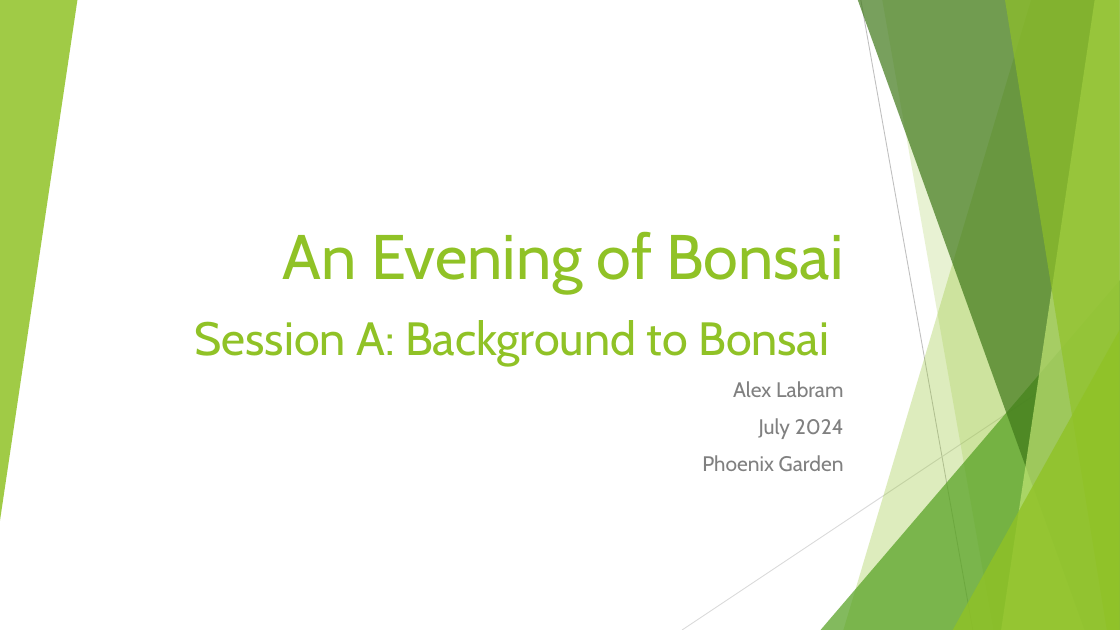
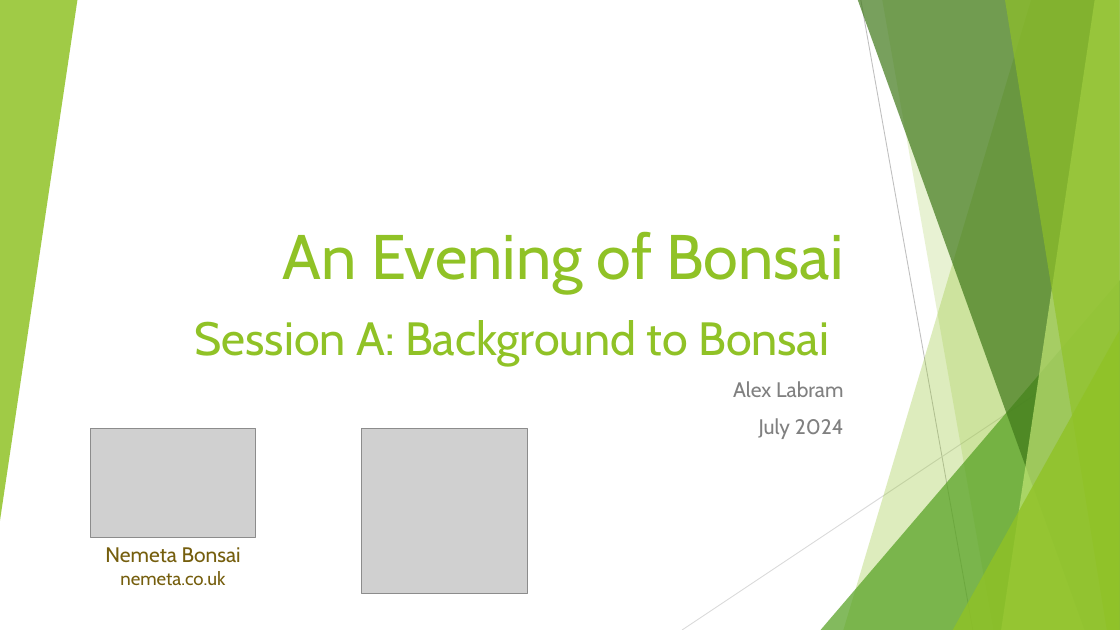
Before and after one commit to AlexLabram/Bonsai, a slide deck: slide 1 of Courseware/Bonsai Evening A (2024-07-04).pptx. Drawn at 1120x630 pixels with LibreOffice and Linux fonts; fonts in the diff are those of the drawing; grey boxes stand for pictures. Boxes give left, top, right and bottom in pixels: in the first picture for what was removed or moved away, otherwise in the second. Text is boxed around its words. In the diff, an @@ line names an element or a change of style, - is before the commit and + after.

Commit message:
Added logos (Nemeta, WG, PG) to title slide Cross-updated event deck (N & PG only)

```diff
--- a/Courseware/Bonsai Evening A (2024-07-04).pptx
+++ b/Courseware/Bonsai Evening A (2024-07-04).pptx
@@ picture added at [90, 429, 255, 537] @@
@@ picture added at [362, 429, 528, 594] @@
@@ subtitle at [702, 455, 844, 471]: paragraph removed @@
-Phoenix Garden
@@ text added at [105, 547, 241, 586], 18 pt, text #755E0D @@
+Nemeta Bonsai
+nemeta.co.uk
```
Also in this commit, not shown: 1 other file.
